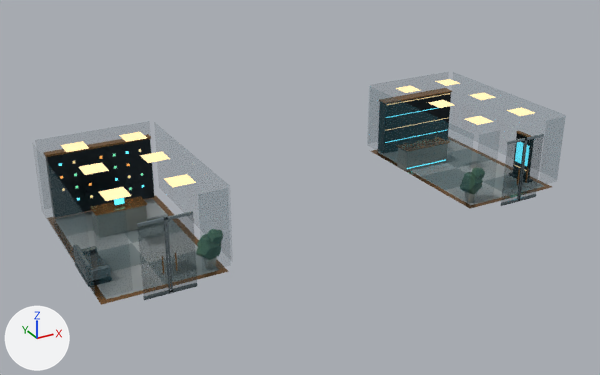
Renders of the glTF model ui/3d/system-world/v3/lobby-integrations.lod1.glb from each side of a commit.
Rendered twice from a 50 mm lens placed at (-16.2, -28.5, 16.0), pointed at (-0.6, -0.2, 1.8). The axes (+X, +Y, +Z) are drawn at lower left. The lights are the same throughout. The older version comes first. Where no turn or scale is listed for an object, it has been applied to the vertices. Vertices at exactly the same position are counted once.
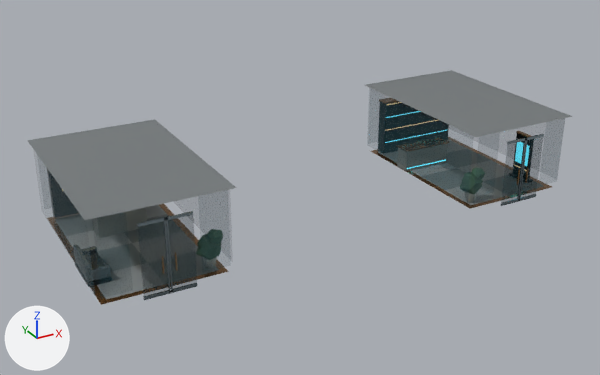
Where the newer file only moved an object's origin or applied its transform, the numbers keep the older frame.

What differs and where, as boxes (x1, y1, x2, y2) in the pictures (600 x 375 px; the box of a moved part takes in the faces that stretch with it):
'Mesh_4', reshaped (7% wider): before (43, 79, 552, 305); after (27, 70, 572, 305)
part 1 of me_mesh_4, moved or reshaped: before (201, 131, 532, 268); after (27, 70, 572, 268)
part 2 of me_mesh_4, recoloured: before (43, 88, 531, 159); after (380, 98, 531, 137)

The edits, one by one:
me_mesh_4 is used by ob_mesh_4; location (-10.55, 4.05, 0.0).
me_mesh_4 had 940 vertices, 1428 faces and spanned x 0.0..21.1, y -8.1..0.0, z 0.9..4.3.
me_mesh_4 now has 948 vertices, 1432 faces and spans x -0.1..21.2, y -8.2..0.1, z 0.9..4.3.
Part 1, on me_mesh_4:
8 vertices are removed from x 0.2..20.4, y -7.4..-4.7, z 1.4..3.0.
86 faces are deleted.
4 vertices move within x 4.4..16.6, y -7.3..-7.1, z 1.4..2.3.
16 vertices are added at x -0.1..21.2, y -8.2..0.1, z 1.4..4.3.
7 new faces join them, mat_city_bronze.
4 new faces join them, mat_city_kerb.
7 new faces join them, mat_city_graphite.
24 new faces join them, mat_city_ceramic.
9 new faces join them, mat_city_titanium.
39 new faces join them, mat_city_leaf.
me_mesh_4 part 2: 56 kept faces spanning x 0.0..21.1, y -8.1..0.0, z 1.2..4.3 get new vertex colours.
